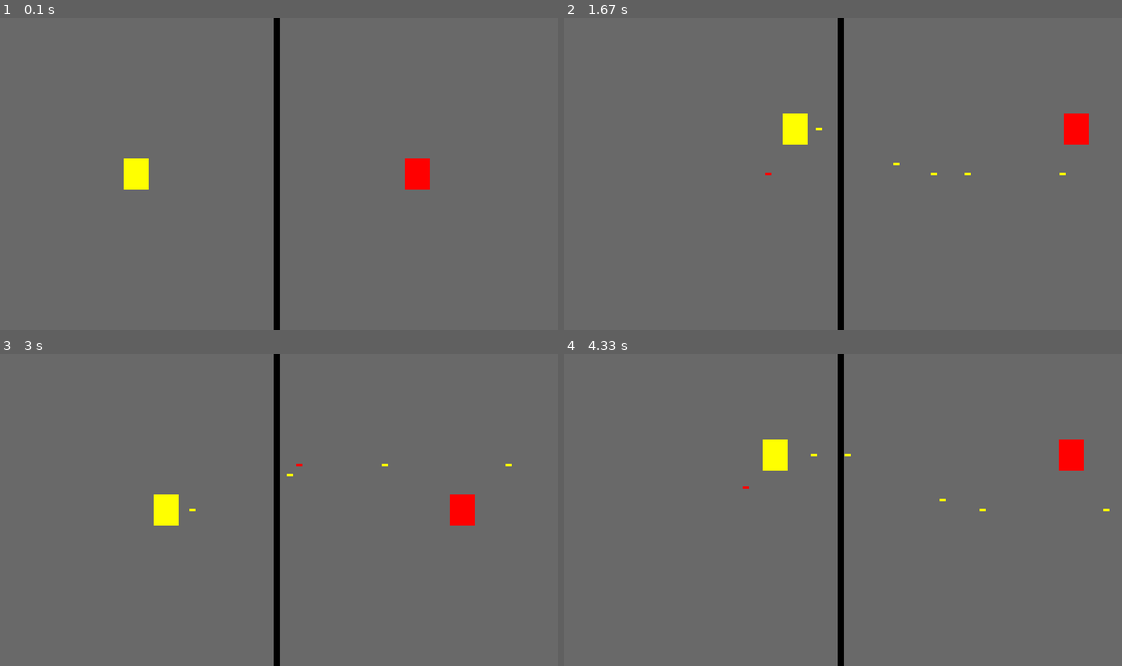
Above: before the commit, frames 1-4 (two rows, left to right).
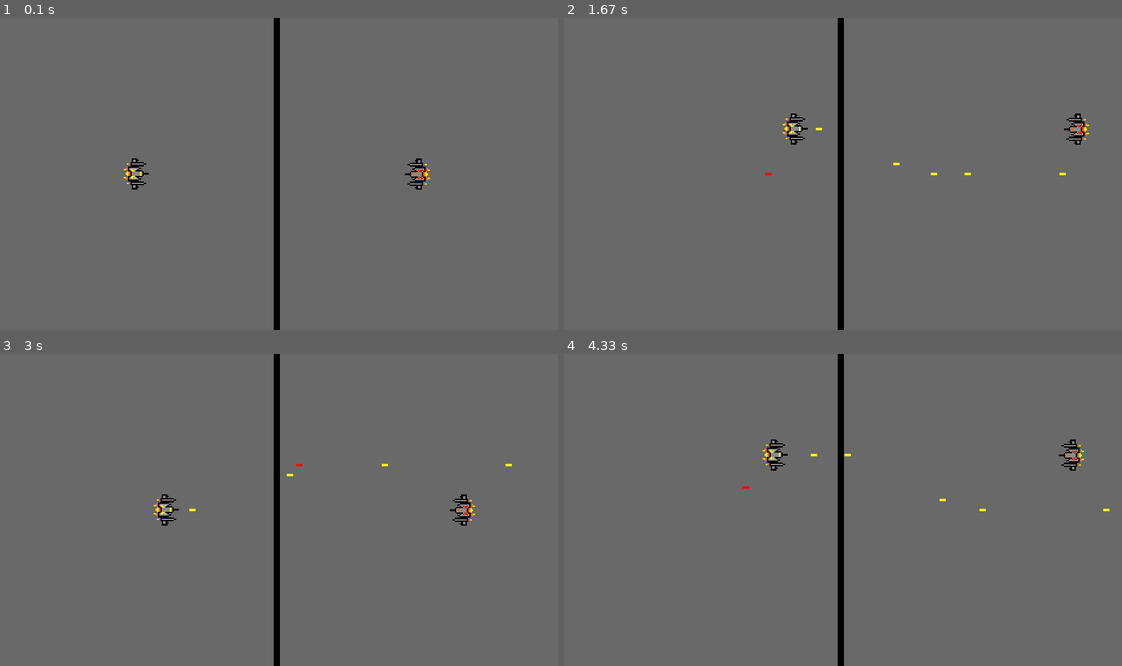
Above: after the commit, the same moments.

Repository: Specknz/SpaceContenders
Game: pygame game, started from main.py
The game is run twice, just before and just after one commit, with the same random seed, the same clock (stepped at 60 frames per second) and the same inputs.
Inputs:
- Up to frame 1 (0.1 s): no input
- Up to frame 2 (1.67 s): tap Ctrl at 0.33, 0.73, 1.03, 1.23, 1.57 s; hold Right 0.67-1.13 s; hold D 0.67-1.13 s; tap Right Ctrl at 0.82 s; hold Up 1.17-1.47 s; hold W 1.17-1.47 s; hold Right from 1.5 s (still down); hold D from 1.5 s (still down)
- Up to frame 3 (3 s): tap Ctrl at 1.87, 2.07, 2.37, 2.63, 2.97 s; release Right at 1.97 s; release D at 1.97 s; hold Left 2-2.53 s; hold A 2-2.53 s; tap Right Ctrl at 2.15 s; hold Down 2.57-2.87 s; hold S 2.57-2.87 s; hold Left from 2.9 s (still down); hold A from 2.9 s (still down)
- Up to frame 4 (4.33 s): tap Ctrl at 3.27, 3.4, 3.8, 4.1 s; release Left at 3.3 s; release A at 3.3 s; hold Up 3.33-3.7 s; hold W 3.33-3.7 s; tap Right Ctrl at 3.48 s; hold Right from 3.73 s (still down); hold D from 3.73 s (still down)

The runs differ from the first frame. In frame 1, 0.9% of the frame differs, in the area x 22-78%, y 45-55%; in frame 2, 0.9%; in frame 3, 0.9%; in frame 4, 0.9%.

Commit message:
minor updates

Diff:
--- a/Models/ui.py
+++ b/Models/ui.py
@@ -53,7 +53,7 @@
     def _draw_ships(self):
         for ship in self._ships:
             self._window.blit(ship.sprite, (ship.rect.x, ship.rect.y))
-            self._pyg.draw.rect(
-                        surface = self._window,
-                        color = ship.color_value,
-                        rect = ship.rect)
+            # self._pyg.draw.rect(
+            #             surface = self._window,
+            #             color = ship.color_value,
+            #             rect = ship.rect)
